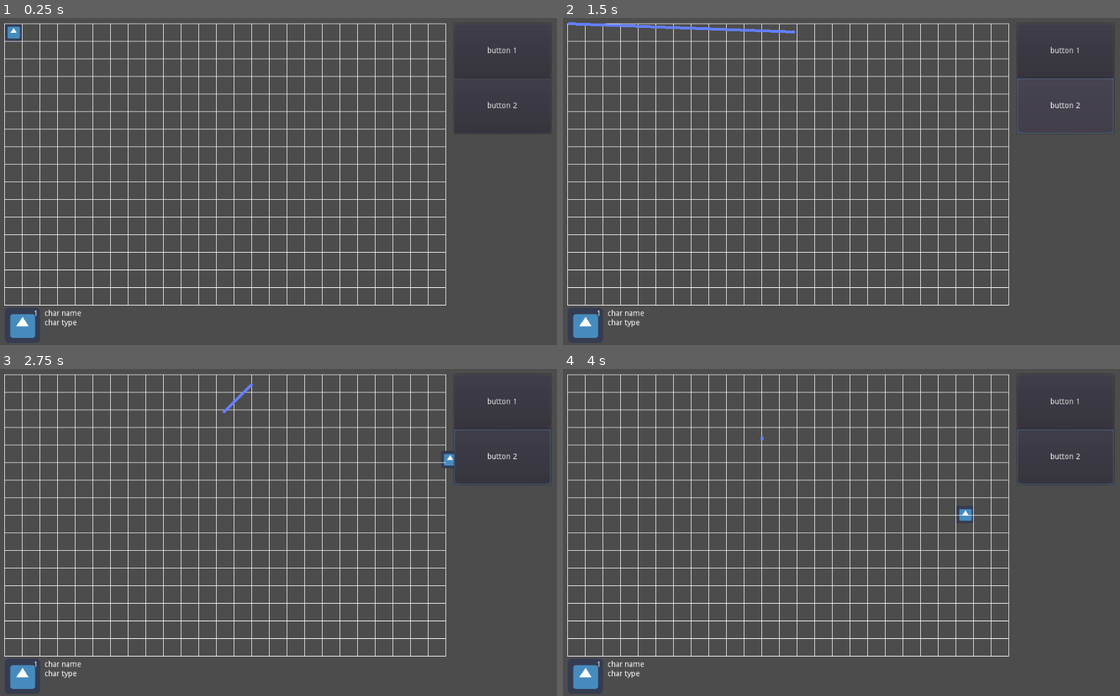
Above: before the commit, frames 1-4 (two rows, left to right).
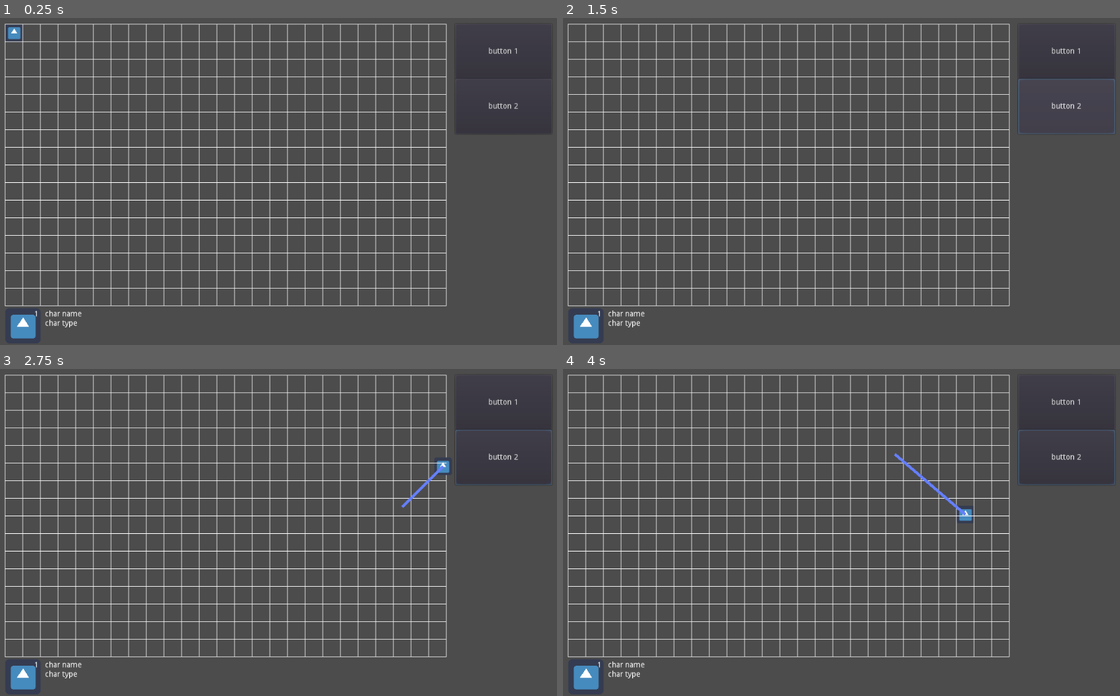
Above: after the commit, the same moments.

Repository: DevelopedAphid/Dungeons-and-Degenerate-Gamblers
Game: Godot game, scene res://GUI.tscn
Two runs of this game, one before a commit and one after it. Both use one fixed random seed, a clock stepped at 60 frames per second and the inputs below. The engine's default icon, where the game draws it, is replaced by a stand-in: a white triangle on a blue panel in a dark square.
Inputs (mouse positions are in pixels of both pictures, inside the frame that each line leads up to):
- Up to frame 1 (0.25 s): no input
- Up to frame 2 (1.5 s): click "button 1" at 0.5 s; click "button 2" at 1.25 s
- Up to frame 3 (2.75 s): tap Enter at 2 s; move the mouse to (401, 516) at 2.02 s; hold Right (ui_right) from 2.03 s (still down); click (401, 516) at 2.1 s
- Up to frame 4 (4 s): move the mouse to (730, 548) at 2.77 s; release Right (ui_right) at 2.78 s; hold Down (ui_down) 2.78-3.53 s; click (730, 548) at 2.85 s; tap Space at 3.5 s; move the mouse to (897, 457) at 3.52 s; hold Right (ui_right) from 3.53 s (still down); click (897, 457) at 3.6 s

The runs differ from the first frame. In frame 1, 11% of the frame differs, in the area x 0-94%, y 1-99%; in frame 2, 12%, in the area x 0-100%, y 1-99%; in frame 3, 12%; in frame 4, 12%.

Commit message:
movement path working

Diff:
--- a/Character.gd
+++ b/Character.gd
@@ -34,7 +34,7 @@
 			position, position + Vector2(0,-move_step),
 			1, Tween.TRANS_LINEAR, Tween.EASE_IN_OUT)
 		tween.start()
-	if Input.is_action_just_released("click") and not is_moving:
+	if Input.is_action_just_pressed("click") and not is_moving:
 		is_moving = true
 		tween.interpolate_property(self, "position",
 			position, get_parent().snap_vector_to_grid(get_global_mouse_position()),
--- a/GUI.gd
+++ b/GUI.gd
@@ -2,7 +2,7 @@
 
 #action frame
 var action_frame_resolution: Vector2 = Vector2(800,512)
-var action_frame_offset: Vector2 = Vector2(15,15)
+var action_frame_offset: Vector2 = Vector2(16,16)
 
 #character info view
 var character_sprite_pos: Vector2 = Vector2(action_frame_offset.x, action_frame_resolution.y + action_frame_offset.y + 5) + Vector2(32,32)
--- a/GUI.tscn
+++ b/GUI.tscn
@@ -29,6 +29,7 @@
 
 [node name="MovementLine" type="Line2D" parent="ActionFrame"]
 scale = Vector2( 0.5, 0.5 )
+points = PoolVector2Array( 67.5, 135.5, 145.5, 273.5 )
 script = ExtResource( 6 )
 
 [node name="CharacterInfoView" type="Node2D" parent="."]
@@ -76,6 +77,7 @@
 "_edit_use_anchors_": false
 }
 
+[connection signal="tween_all_completed" from="ActionFrame/Character/Tween" to="ActionFrame/MovementLine" method="_on_Tween_tween_all_completed"]
 [connection signal="tween_all_completed" from="ActionFrame/Character/Tween" to="ActionFrame/Character" method="_on_Tween_tween_all_completed"]
 [connection signal="tween_started" from="ActionFrame/Character/Tween" to="ActionFrame/MovementLine" method="_on_Tween_tween_started"]
 [connection signal="tween_step" from="ActionFrame/Character/Tween" to="ActionFrame/MovementLine" method="_on_Tween_tween_step"]
--- a/MovementLine.gd
+++ b/MovementLine.gd
@@ -4,14 +4,20 @@
 
 func _ready():
 	character = get_parent().get_node("Character")
-	add_point(character.global_position)
-	add_point(character.global_position)
-	print(character.global_position)
+	visible = false
 
 
+#no idea why the global positions need 2* but they do
+#alsoe refactor to use signals to do the tweening/character movement?
+
 func _on_Tween_tween_started(object, key):
-	points[0] = character.global_position
+	points[0] = 2*object.get_parent().snap_vector_to_grid(get_global_mouse_position())
+	visible = true
 
 
 func _on_Tween_tween_step(object, key, elapsed, value):
-	points[1] = character.global_position
+	points[1] = 2*character.global_position
+
+
+func _on_Tween_tween_all_completed():
+	visible = false
